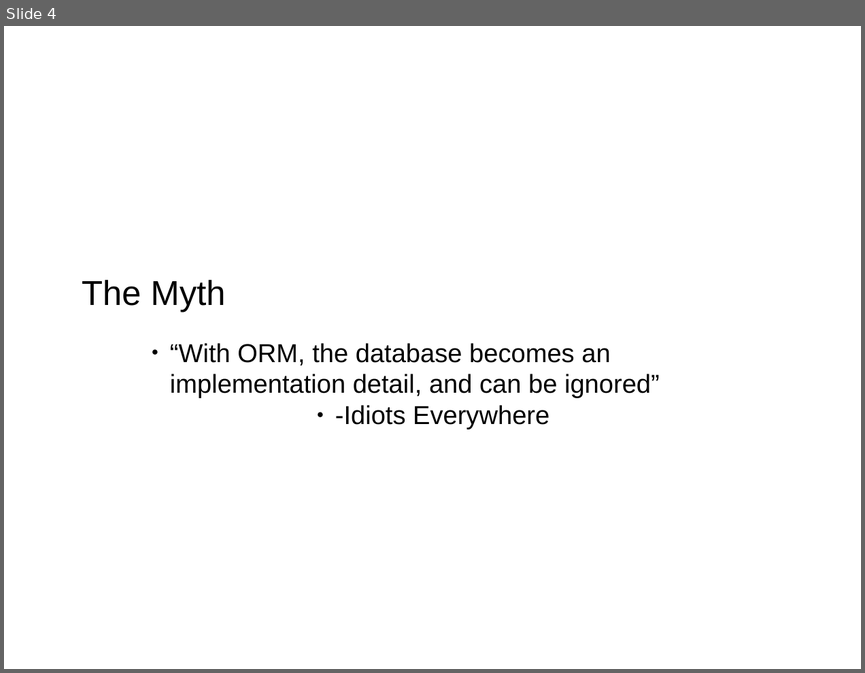
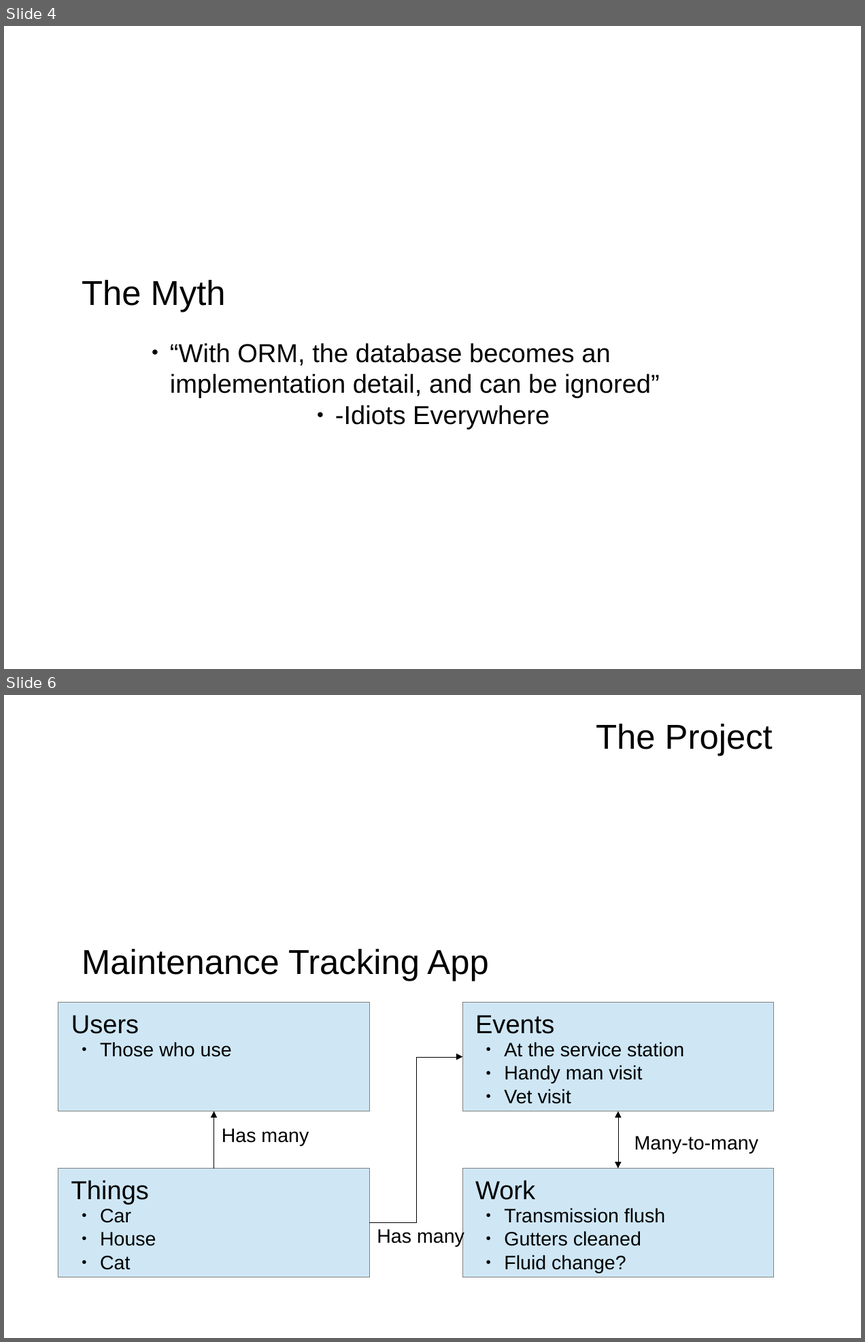
Before and after one commit to mrdrbob/ef-vs-nh, a slide deck: pres/pres.odp. Shown one above the other, each under a label of ours: slide 4 before the commit, slides 4 and 6 after it; the slides between them are not shown. The pictures are 865x673 and 865x1342 pixels, drawn with LibreOffice and Linux fonts; fonts in the diff are those of the drawing; background and template pictures are left out. Boxes give left, top, right and bottom in pixels: in the first picture for what was removed or moved away, otherwise in the second. Text is boxed around its words. In the diff, an @@ line names an element or a change of style, - is before the commit and + after.

```diff
--- a/pres/pres.odp
+++ b/pres/pres.odp
@@ slide 6 added at <box>4,695,861,1338</box>, background picture (left out) @@
@@ text added at <box>596,724,772,756</box>, 32 pt, text #000000 @@
+The Project
@@ text added at <box>82,949,488,981</box>, 32 pt, text #000000 @@
+Maintenance Tracking App
@@ rectangle added at <box>58,1002,369,1111</box>, fill #CFE7F5, outline #808080 0 pt @@
@@ text added at <box>71,1015,139,1034</box>, 24 pt, text #000000 @@
+Users
@@ rectangle added at <box>463,1002,774,1111</box>, fill #CFE7F5, outline #808080 0 pt @@
@@ text added at <box>475,1015,554,1034</box>, 24 pt, text #000000 @@
+Events
@@ text added at <box>100,1042,232,1057</box>, 18 pt, text #000000 @@
+● Those who use
@@ text added at <box>504,1042,684,1104</box>, 18 pt, text #000000 @@
+● At the service station
+● Handy man visit
+● Vet visit
@@ group added at <box>214,1057,758,1246</box>: 3 texts, 2 elbow arrows, 1 elbow double arrow @@
+Has many
+Has many
+Many-to-many
@@ rectangle added at <box>58,1168,369,1276</box>, fill #CFE7F5, outline #808080 0 pt @@
@@ text added at <box>71,1180,149,1204</box>, 24 pt, text #000000 @@
+Things
@@ rectangle added at <box>463,1168,774,1276</box>, fill #CFE7F5, outline #808080 0 pt @@
@@ text added at <box>475,1180,535,1200</box>, 24 pt, text #000000 @@
+Work
@@ text added at <box>100,1208,156,1270</box>, 18 pt, text #000000 @@
+● Car
+● House
+● Cat
@@ text added at <box>504,1208,665,1272</box>, 18 pt, text #000000 @@
+● Transmission flush
+● Gutters cleaned
+● Fluid change?
```
Also in this commit, not shown: 2 slides changed, 26 other slides added, 2 slides removed, 1 other file.
